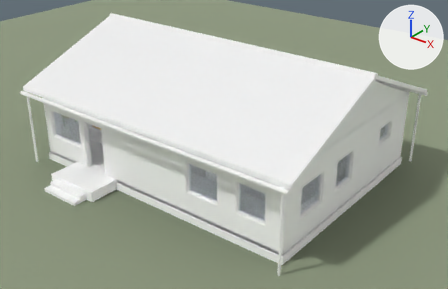
The glTF model house-vr/house.glb, before and after one commit.
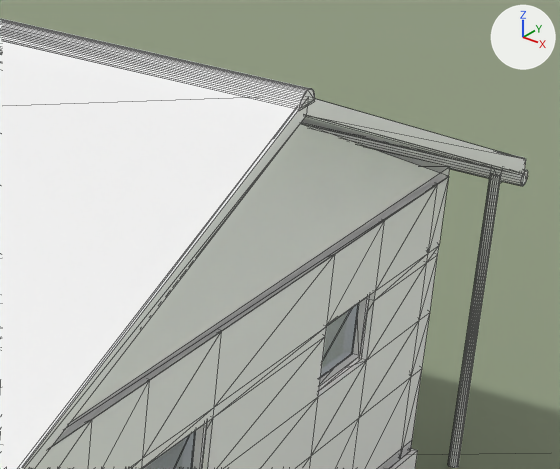
Each version is shown whole from a 50 mm lens placed at (14.86, -18.57, 12.31), pointed at (0.71, -0.88, 1.35), then close up on the part from 68% to 97% of the width and 18% to 56% of the height. Every picture has the same lights, and +X, +Y and +Z are marked at upper right. The last two pictures show the newer version. The close-ups show mesh edges as thin lines. Vertices at exactly the same position are counted once.

In view in the first close-up: 'Glass_East', 'Ground', 'Web_House'.
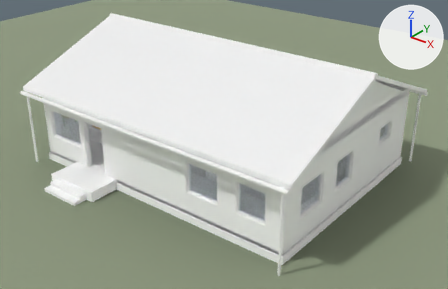
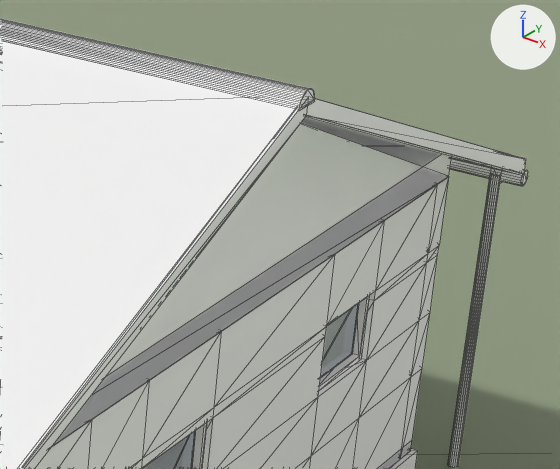
Boxes (x1, y1, x2, y2) around the edits, measured in the close-ups (560 x 469 px; the box of a moved part takes in the faces that stretch with it):
part 1 of me_web_house, moved or reshaped: before (369, 147, 446, 166); after (301, 122, 401, 146)
part 2 of me_web_house, moved or reshaped: before (53, 166, 450, 446); after (53, 145, 451, 446)

The change in detail:
me_web_house has 1724 vertices, 3220 faces and spans x -6.53..6.53, y -6.4..5.19, z 0.0..5.41.
me_web_house is used by ob_web_house; location (0.0, 0.0, 0.0).
me_web_house part 1: 2 of the vertices in x -6.0..-5.74, y -4.5..-4.24, z 0.42..3.3 are scaled about their middle by (1, 1, 1.11), then moved by (0.0, 0.0, 0.04).
me_web_house part 2: 2 of the vertices in x 5.74..6.0, y -4.5..-4.24, z 0.42..3.3 are scaled about their middle by (1, 1, 1.11), then moved by (0.0, 0.0, 0.04).
